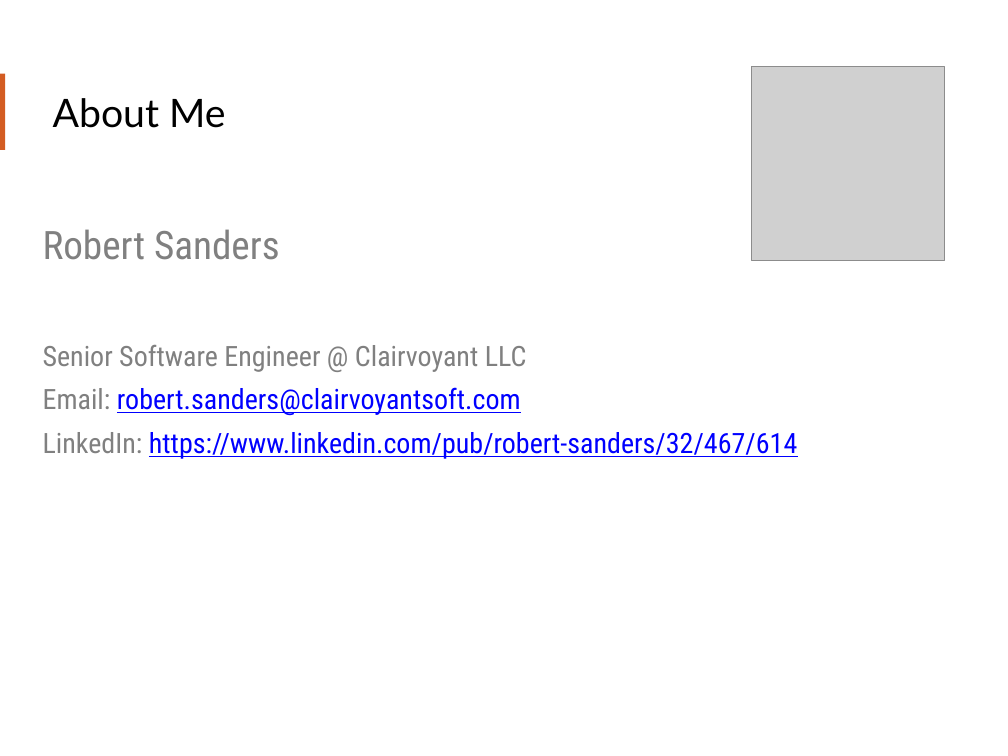
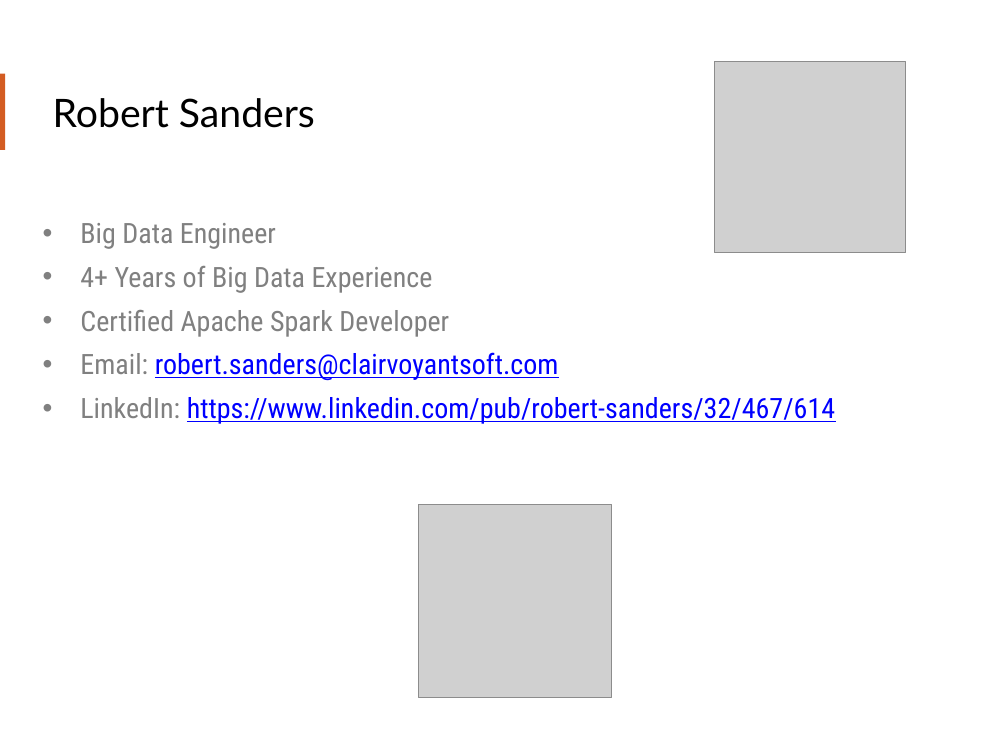
Before and after one commit to teamclairvoyant/intro-to-spark, a slide deck: slide 2 of Intro to Apache Spark Slides.pptx. Drawn at 1008x756 pixels with LibreOffice and Linux fonts; fonts in the diff are those of the drawing; grey boxes stand for pictures. Boxes give left, top, right and bottom in pixels: in the first picture for what was removed or moved away, otherwise in the second. Text is boxed around its words. In the diff, an @@ line names an element or a change of style, - is before the commit and + after.

```diff
--- a/Intro to Apache Spark Slides.pptx
+++ b/Intro to Apache Spark Slides.pptx
@@ picture added at (715, 61, 906, 253) @@
@@ title at (53, 98, 315, 128): text changed @@
-About Me
+Robert Sanders
@@ text at (80, 223, 449, 337): text changed @@
-Robert Sanders
-Senior Software Engineer @ Clairvoyant LLC
+• Big Data Engineer
+• 4+ Years of Big Data Experience
+• Certified Apache Spark Developer
@@ text at (80, 352, 835, 424): bullet none to • @@
@@ picture: place and size @@
-picture at (752, 67, 946, 260)
+picture at (418, 504, 612, 698)
```
Also in this commit, not shown: 20 other slides changed, 3 slides added, 1 slide removed.
